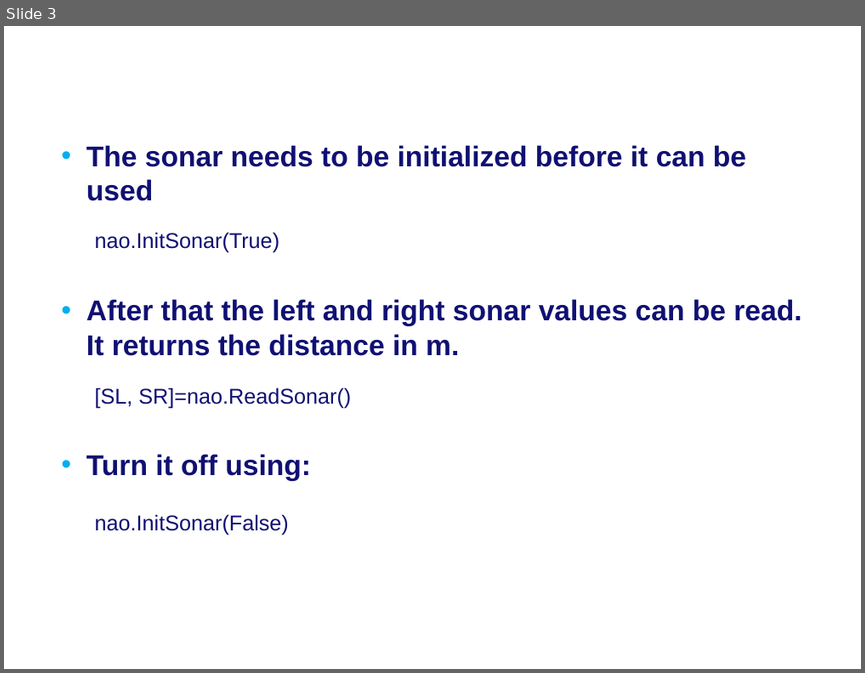
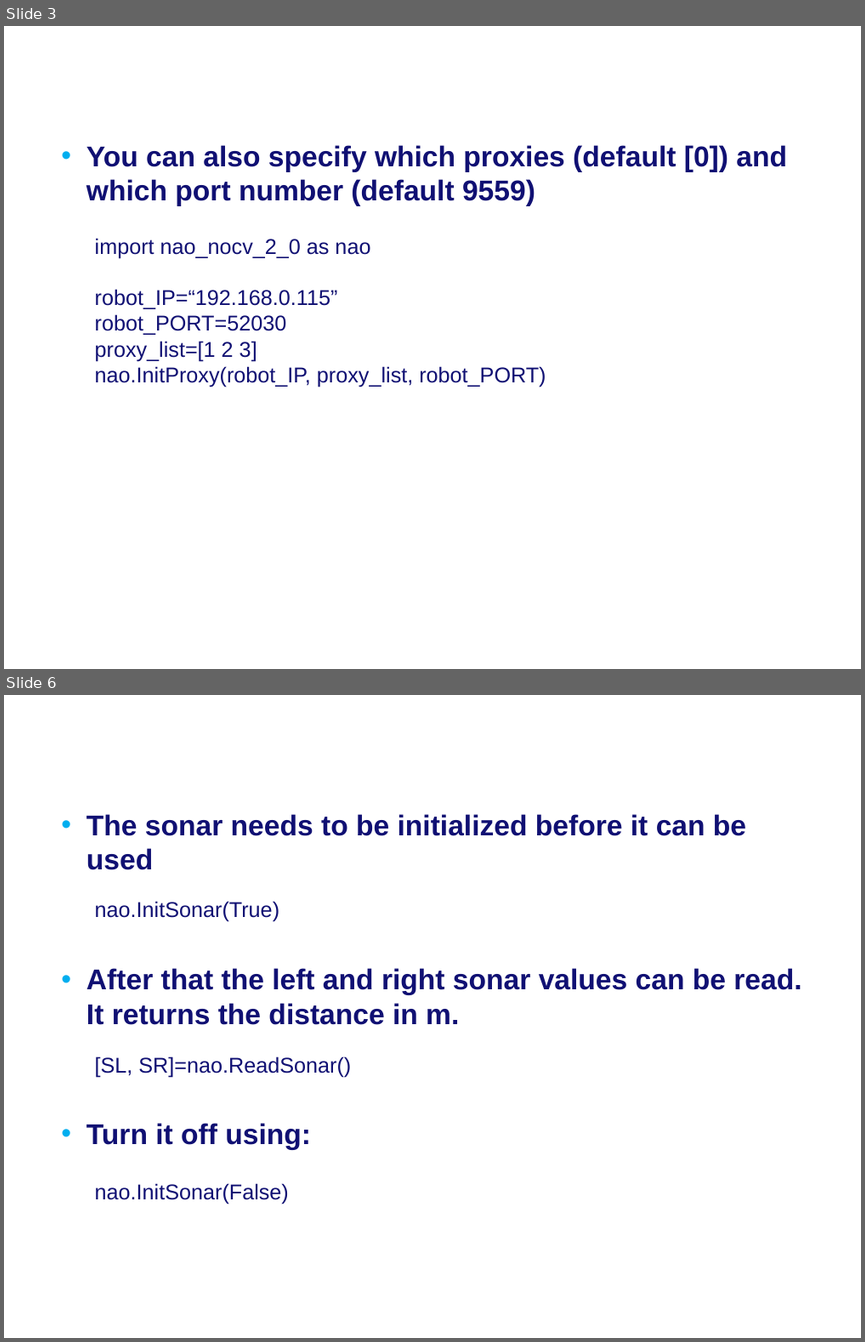
Before and after one commit to Rctue/nao-lib, a slide deck: Manual nao-lib.pptx. Shown one above the other, each under a label of ours: slide 3 before the commit, slides 3 and 6 after it; the slides between them are not shown. The pictures are 865x673 and 865x1342 pixels, drawn with LibreOffice and Linux fonts; fonts in the diff are those of the drawing; background and template pictures are left out. Boxes give left, top, right and bottom in pixels: in the first picture for what was removed or moved away, otherwise in the second. Text is boxed around its words. In the diff, an @@ line names an element or a change of style, - is before the commit and + after.

```diff
--- a/Manual nao-lib.pptx
+++ b/Manual nao-lib.pptx
@@ slide 3 added at (4, 26, 861, 669), background #FFFFFF @@
@@ text added at (86, 145, 787, 206), 24 pt, text #101073, bold @@
+• You can also specify which proxies (default [0]) and which port number (default 9559)
@@ text added at (95, 238, 545, 387), 18 pt, text #101073 @@
+import nao_nocv_2_0 as nao
+robot_IP=“192.168.0.115”
+robot_PORT=52030
+proxy_list=[1 2 3]
+nao.InitProxy(robot_IP, proxy_list, robot_PORT)
@@ title added at (160, 238, 301, 258), 28 pt, text #FFFFFF, bold @@
+Using nao.py
@@ what was slide 3 is now slide 6 @@
```
Also in this commit, not shown: 2 slides changed, 6 other slides added, 4 other files.
